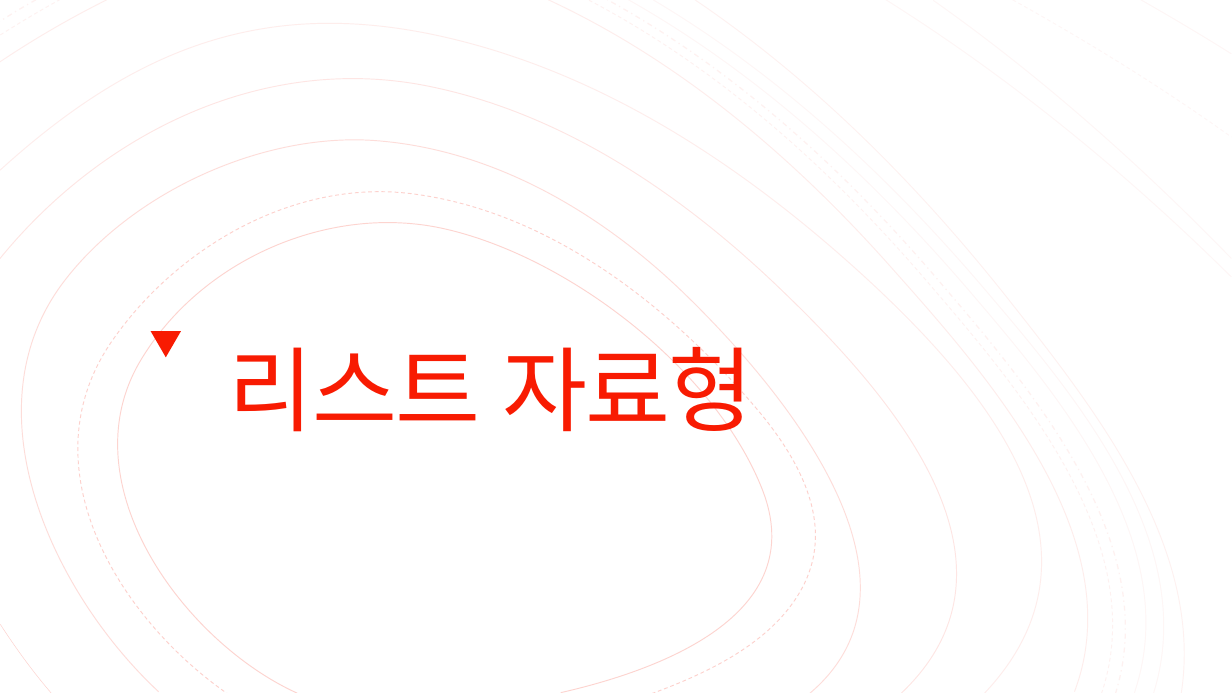
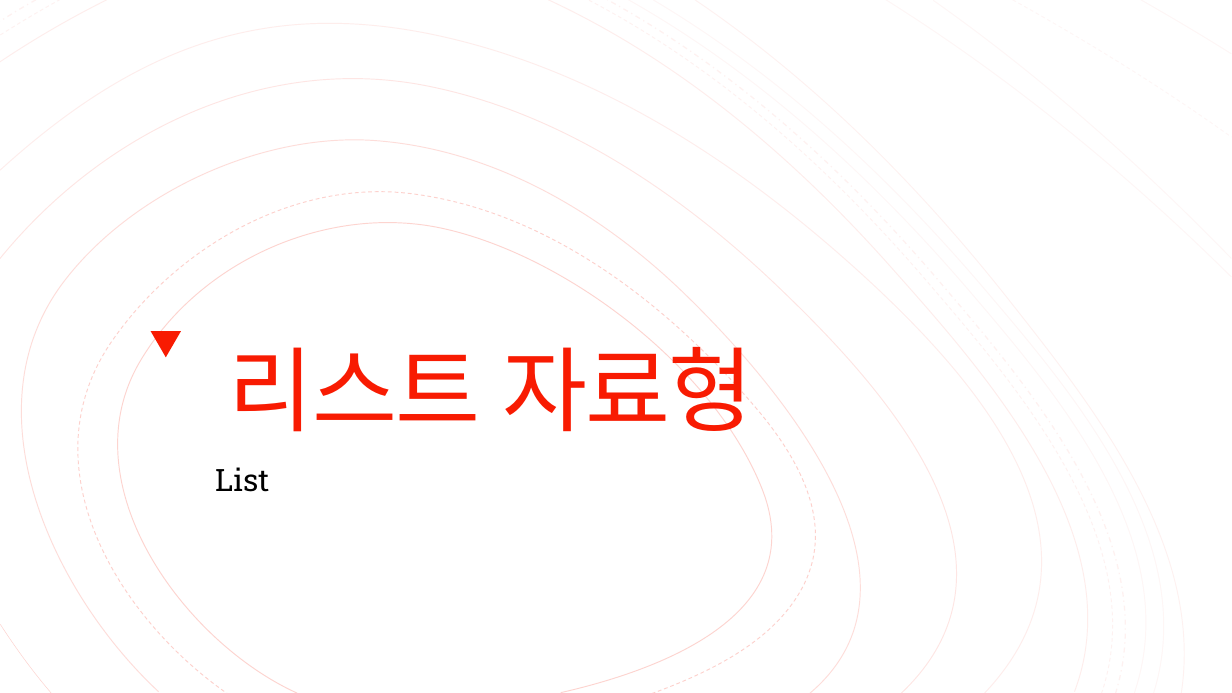
Before and after one commit to Valentine117/python_basic_class, a slide deck: slide 27 of 02장 자료형과 자료구조.pptx. Drawn at 1232x693 pixels with LibreOffice and Linux fonts; fonts in the diff are those of the drawing. Boxes give left, top, right and bottom in pixels: in the first picture for what was removed or moved away, otherwise in the second. Text is boxed around its words. In the diff, an @@ line names an element or a change of style, - is before the commit and + after.

```diff
--- a/02장 자료형과 자료구조.pptx
+++ b/02장 자료형과 자료구조.pptx
@@ subtitle added at bbox=[215, 467, 269, 492], 24 pt, text #000000 @@
+List
```
Also in this commit, not shown: 2 other slides changed, 8 slides added, 1 slide removed.
